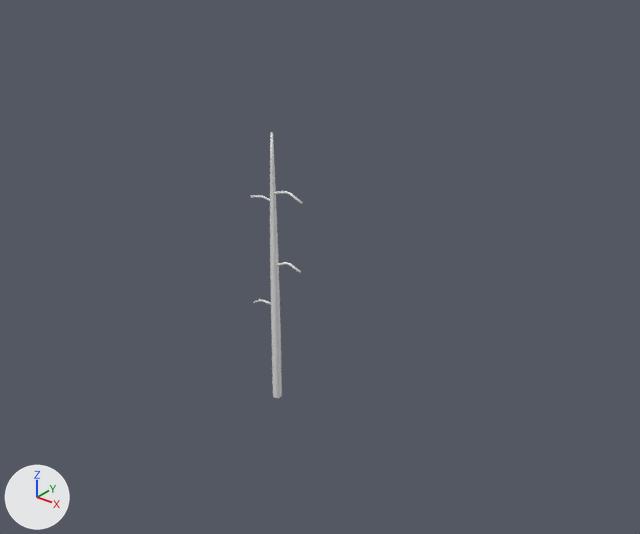
The Blender file Primeira_Sala/Vegetacao.blend, before and after one commit.
Both versions are drawn from a camera (50 mm lens) standing at (2.99, -3.33, 3.02) and looking at (0.12, 0.26, 0.8). Lighting does not change. The marker at lower left points along +X, +Y and +Z. The picture after the commit comes second.

Names of what the first picture shows: 'Tomateiro'.
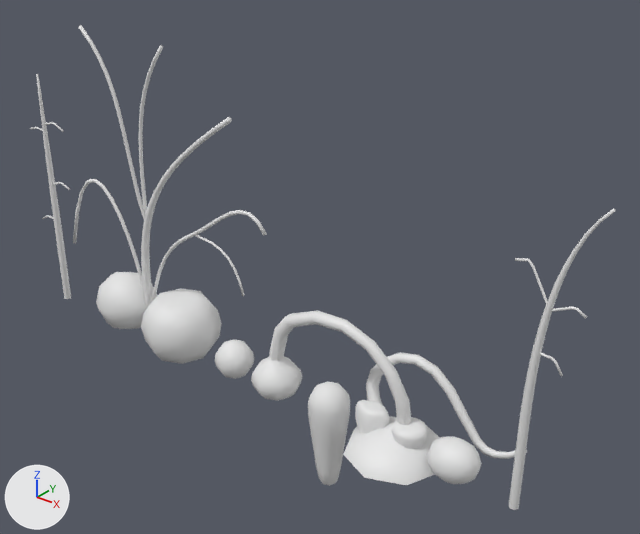
Diff of the bpy script that builds the scene:
```diff
--- a/Primeira_Sala/Vegetacao.blend.py
+++ b/Primeira_Sala/Vegetacao.blend.py
@@ ob_terra @@
 ob_terra = bpy.data.objects.new('Terra?', me_circle_001)
-ob_terra.location = (0.0, 0.0, 0.0)
+ob_terra.location = (0.86, 0.0, 0.0)
 ob_terra.scale = (2.78, 2.78, 2.78)
-ob_terra.hide_set(True)
@@ ob_pimenteiro @@
 ob_pimenteiro = bpy.data.objects.new('Pimenteiro', me_nurbspath_001)
-ob_pimenteiro.location = (0.0, 0.0, 0.0)
-ob_pimenteiro.hide_set(True)
+ob_pimenteiro.location = (1.57, 0.0, 0.0)
@@ ob_pé_morango @@
 ob_pé_morango = bpy.data.objects.new('Pé_Morango', me_nurbspath)
-ob_pé_morango.location = (0.0, 0.0, 0.0)
-ob_pé_morango.hide_set(True)
+ob_pé_morango.location = (-1.112, 0.0, 0.0)
@@ ob_tomateiro @@
 ob_tomateiro = bpy.data.objects.new('Tomateiro', me_nurbspath_002)
-ob_tomateiro.location = (0.0, 0.0, 0.0)
+ob_tomateiro.location = (-2.027, 0.0, 0.0)
@@ ob_pé_abobora @@
 ob_pé_abobora.location = (0.0, 0.0, 0.0)
-ob_pé_abobora.hide_set(True)
@@ ob_pepper @@
 ob_pepper.location = (0.696, 0.0, 0.0)
-ob_pepper.hide_set(True)  # its collection is switched off
@@ ob_strawberry @@
 ob_strawberry.location = (0.94, 0.0, 0.0)
-ob_strawberry.hide_set(True)  # its collection is switched off
@@ ob_tomato @@
 ob_tomato.location = (1.217, 0.0, 0.0)
-ob_tomato.hide_set(True)  # its collection is switched off
@@ ob_beterraba @@
 ob_beterraba.location = (-0.346, 0.0, 0.0)
-ob_beterraba.hide_set(True)  # its collection is switched off
@@ ob_cebola @@
 ob_cebola.location = (0.0, 0.0, 0.0)
-ob_cebola.hide_set(True)  # its collection is switched off
@@ ob_cenoura @@
 ob_cenoura.location = (0.396, 0.0, 0.0)
-ob_cenoura.hide_set(True)  # its collection is switched off
@@ ob_abobora @@
 ob_abobora.location = (-0.81, 0.0, 0.0)
-ob_abobora.hide_set(True)  # its collection is switched off
@@ ob_melancia @@
 ob_melancia.location = (-1.329, 0.0, 0.0)
-ob_melancia.hide_set(True)  # its collection is switched off
```

Changed parts and their boxes (x1, y1, x2, y2) in the pictures (640 x 534 px):
'Pé_Abobora', shown: after (269, 310, 527, 459)
'Pé_Morango', shown: after (73, 25, 267, 308)
'Abobora', shown: after (141, 288, 222, 364)
'Tomateiro', moved: before (251, 132, 303, 398); after (30, 74, 71, 299)
'Terra?', shown: after (343, 416, 440, 485)
'cenoura', shown: after (308, 382, 350, 486)
'Pimenteiro', shown: after (509, 208, 616, 510)
'Melancia', shown: after (96, 272, 158, 329)
'Tomato', shown: after (427, 437, 482, 484)
'Cebola', shown: after (251, 357, 303, 401)
'Beterraba', shown: after (215, 339, 254, 379)
'Pepper', shown: after (355, 400, 389, 434)
'Strawberry', shown: after (391, 417, 428, 449)
